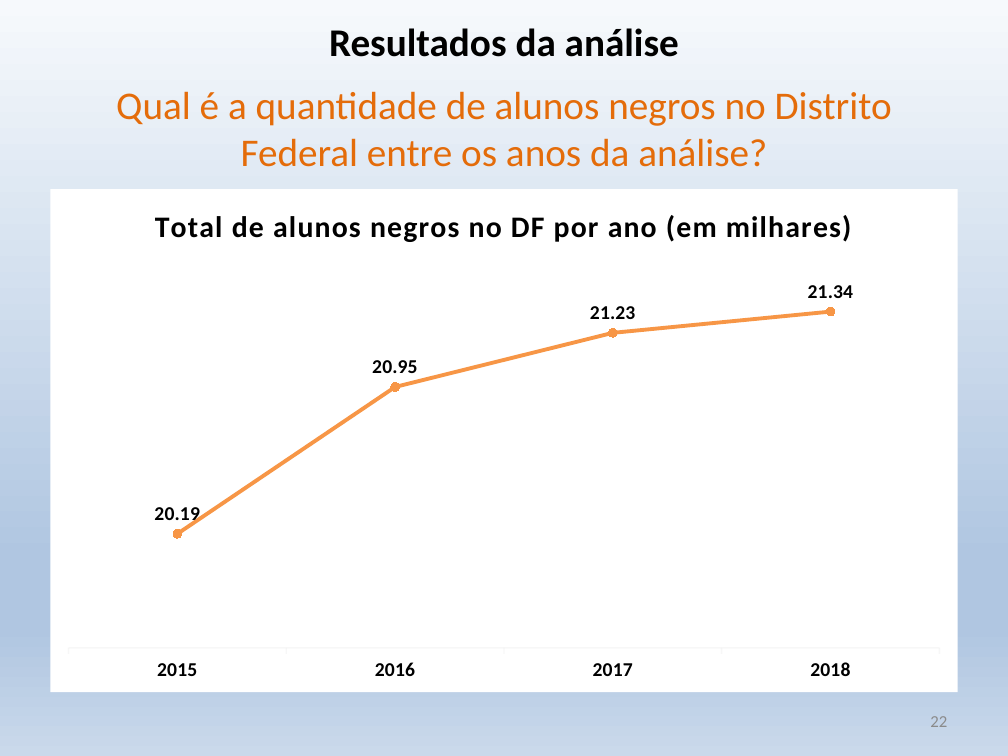
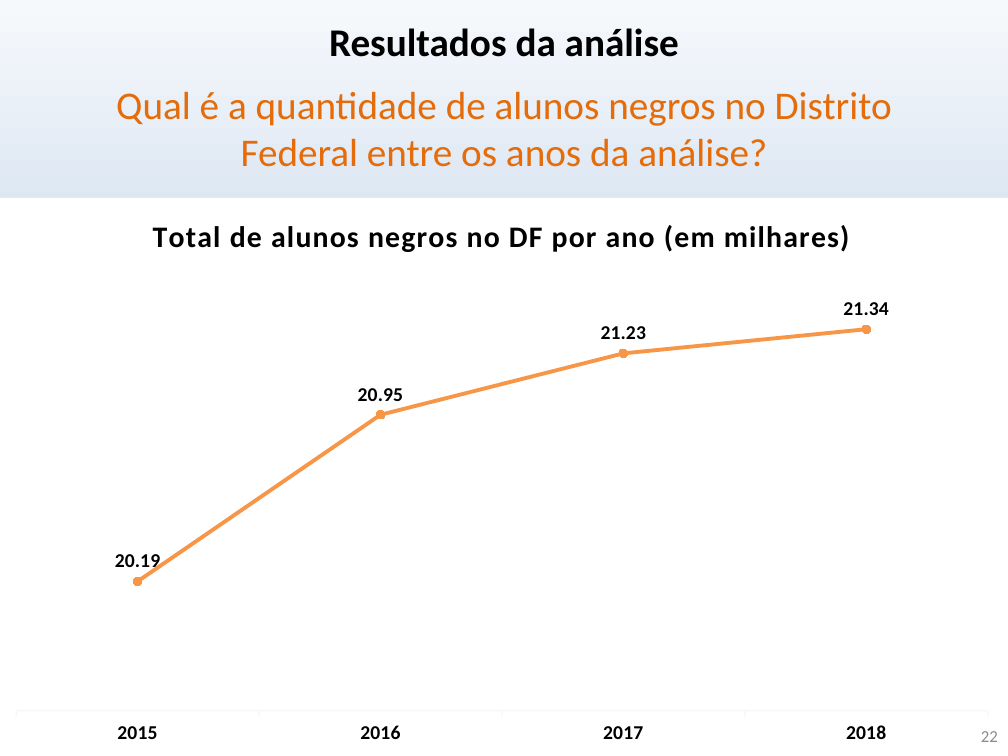
Before and after one commit to krieggerms/Analise-da-Insercao-do-Aluno-Negro-com-BI, a slide deck: slide 22 of TCC_BI_Alunos_Negros.pptx. Drawn at 1008x756 pixels with LibreOffice and Linux fonts; fonts in the diff are those of the drawing. Boxes give left, top, right and bottom in pixels: in the first picture for what was removed or moved away, otherwise in the second. Text is boxed around its words. In the diff, an @@ line names an element or a change of style, - is before the commit and + after.

```diff
--- a/TCC_BI_Alunos_Negros.pptx
+++ b/TCC_BI_Alunos_Negros.pptx
@@ line chart: place and size @@
-line chart at bbox=[50, 190, 958, 692]
+line chart at bbox=[0, 198, 1008, 756]
@@ page number: place and size @@
-page number at bbox=[930, 716, 947, 727]
+page number at bbox=[981, 731, 998, 742]
```
Also in this commit, not shown: 25 other slides changed.
